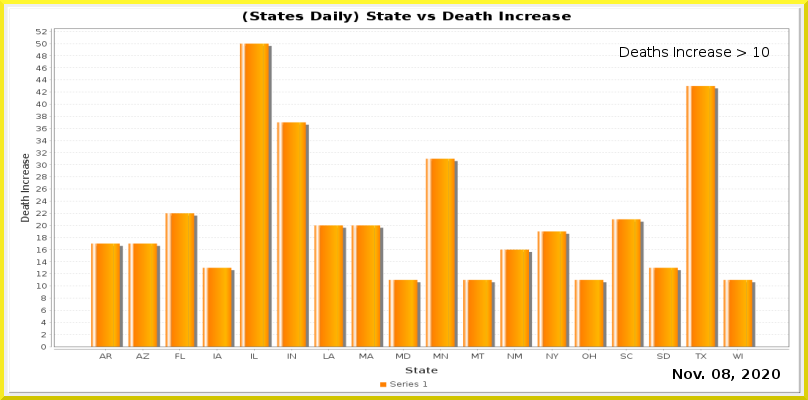
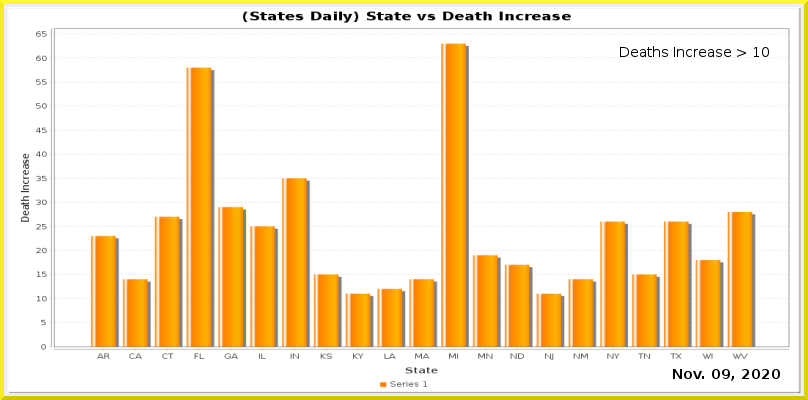
Layered file, before and after one edit (w=808, h=400). Changes by layer:
painted on "Current Date" over [722, 369, 730, 379]
painted on "Date_vs_TestIncrease.png" over [36, 29, 789, 360]
